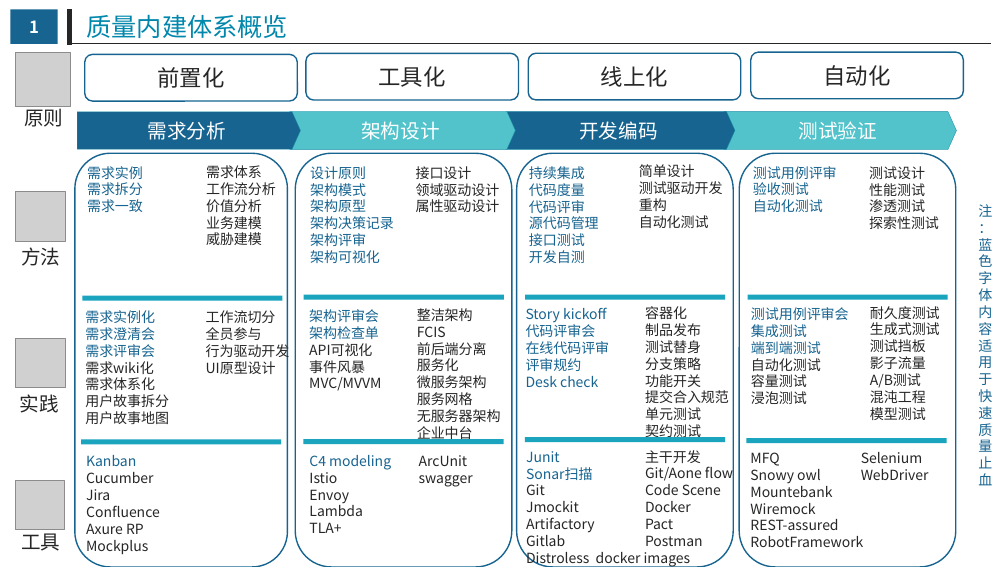
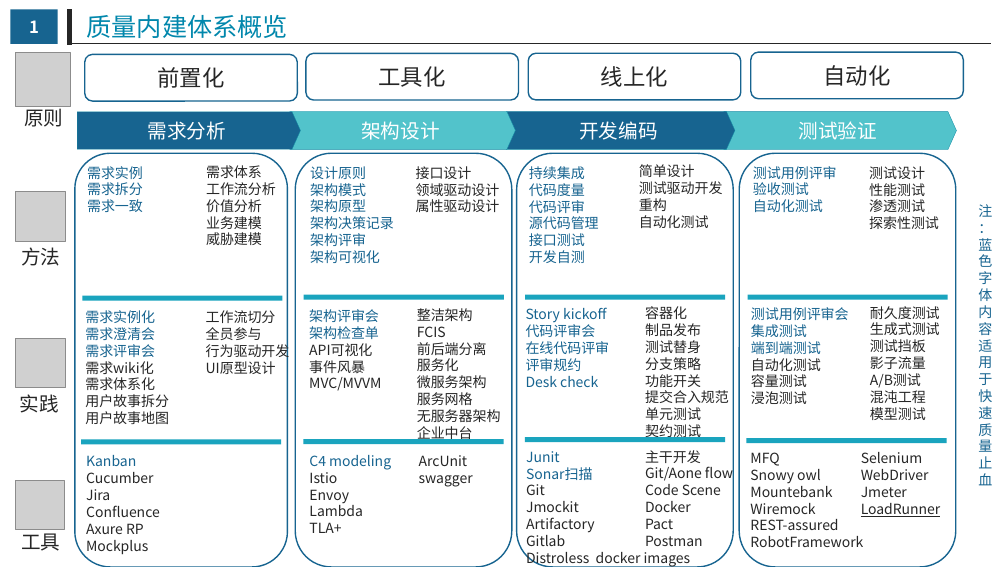
Before and after one commit to kaelzhang81/builtin_quality, a slide deck: slide 1 of 质量内建体系说明.pptx. Drawn at 1008x567 pixels with LibreOffice and Linux fonts; fonts in the diff are those of the drawing; grey boxes stand for pictures. Boxes give left, top, right and bottom in pixels: in the first picture for what was removed or moved away, otherwise in the second. Text is boxed around its words. In the diff, an @@ line names an element or a change of style, - is before the commit and + after.

```diff
--- a/质量内建体系说明.pptx
+++ b/质量内建体系说明.pptx
@@ text at (861, 486, 941, 517): paragraphs added @@
+Jmeter
+LoadRunner
```
Also in this commit, not shown: 1 other file.
